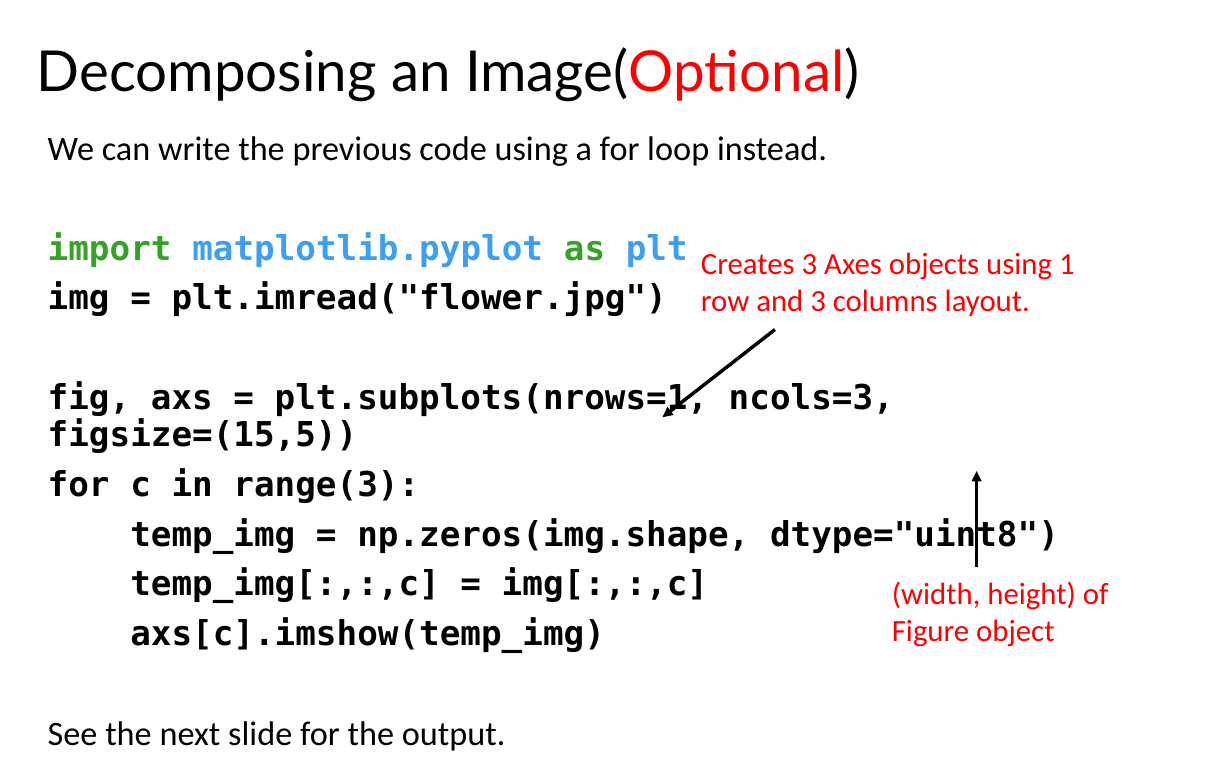
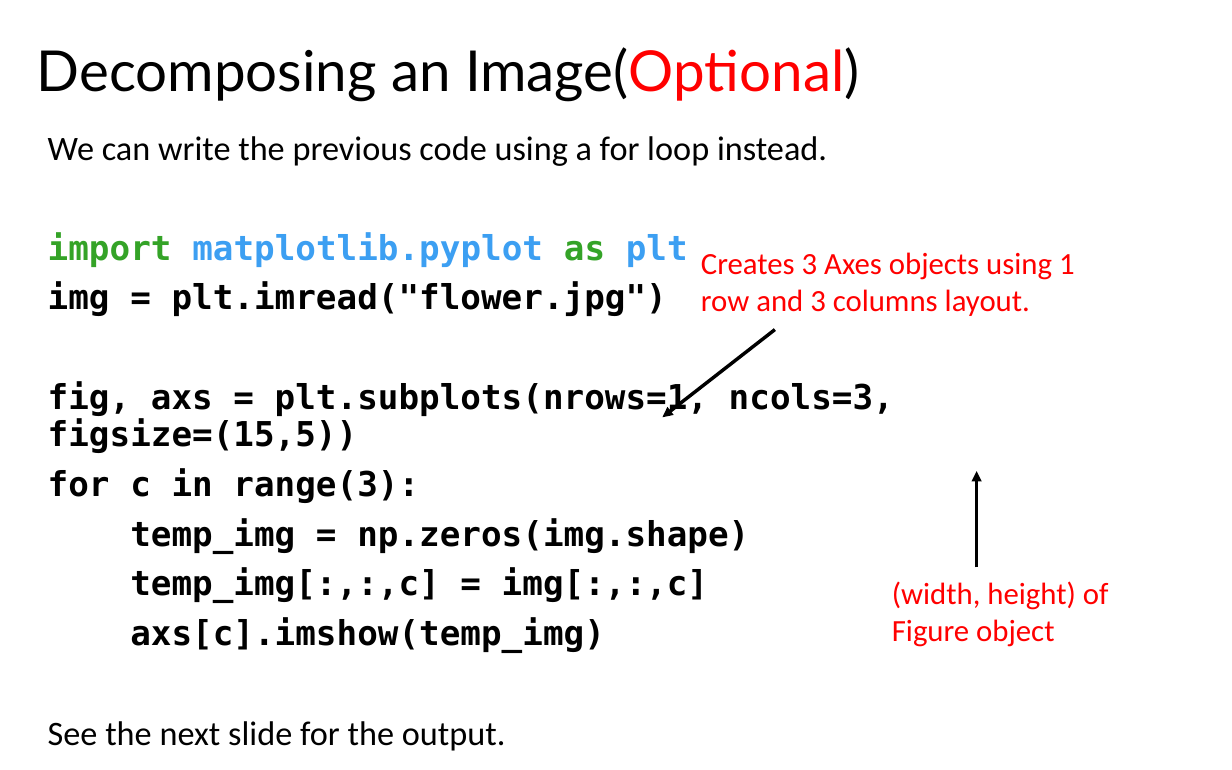
Before and after one commit to LongBaoNguyen/longbaonguyen.github.io, a slide deck: slide 23 of courses/apcsp/lect14b.pptx. Drawn at 1232x770 pixels with LibreOffice and Linux fonts; fonts in the diff are those of the drawing. Boxes give left, top, right and bottom in pixels: in the first picture for what was removed or moved away, otherwise in the second. Text is boxed around its words. In the diff, an @@ line names an element or a change of style, - is before the commit and + after.

```diff
--- a/courses/apcsp/lect14b.pptx
+++ b/courses/apcsp/lect14b.pptx
@@ text at (130,518,749,553): text changed @@
-temp_img = np.zeros(img.shape, dtype="uint8")
+temp_img = np.zeros(img.shape)
```
Also in this commit, not shown: 1 other slide changed, 2 other files.
